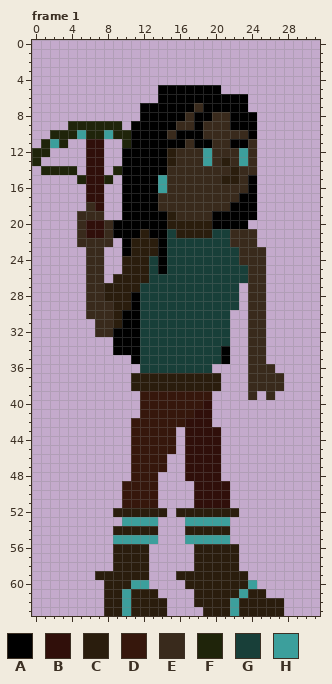
Two versions of one pixel-art file, images/luna-test.aseprite. That is the earlier state.
32x64 pixels, 1 frame. Shown: frame 1. The commit also changed other frames, which this record leaves out.
Visible layers, top first: "HEAD", "Layer 1", "CBOW", "LONG HAIR".
Palette (. is transparent): A #000000  B #300f0a  C #2a1d0d  D #36170c  E #392a1c  F #1f240a  G #183f39  H #3c9f9c
Pixels before, frame 1, first column x 0:
 5 ..............AAAAAAA.......
 6 ..............AAAAAAAAAA....
 7 ............AAAAAAEAAAAA....
 8 ............AAAAAEAAEEAAA...
 9 ....FFFFFF.AAAAAEEAEEEAAA...
10 ..FFFHFFHFFAAAAEAAAEEEEEA...
11 .FHF..BB..FAAAAAAEAAEEAAE...
12 FF....BB..AAAAACEEEHEEEHE...
13 F.....BB..AAAAACEEEHECEHE...
14 .FFFF.BB.FAAAAAEEEEEEECEE...
15 .....FBBF.AAAAHEEEEEECCEA...
16 ......BB..AAAAHEEEEEEEEEA...
17 ......BB..AAAAEEEEEEEEEAA...
18 ......EB..AAAAEEEEEEEEAAA...
19 .....EEE..AAAAACEEEEAAAAA...
20 .....EBBEAAAAAACCCCCAAAA....
21 .....EBBEAAACAAGCCCCGGEEE...
22 .....EEEE.ACCCAGGGGGGGEEE...
23 ......EE..ACCCAGGGGGGGGEEE..
24 ......EE..CCCGAGGGGGGGGEEE..
25 ......EE..CCCGAGGGGGGGGGEE..
26 ......EE.CCCCGGGGGGGGGGGEE..
27 ......EECCCCGGGGGGGGGGG.EE..
28 ......EECCCAGGGGGGGGGGG.EE..
29 ......EEECCAGGGGGGGGGGG.EE..
30 ......EEECAAGGGGGGGGGG..EE..
31 .......EECAAGGGGGGGGGG..EE..
32 .......EEAAAGGGGGGGGGG..EE..
33 .........AAAGGGGGGGGGG..EE..
34 .........AAAGGGGGGGGGA..EE..
35 ...........AGGGGGGGGGA..EE..
36 ............GGGGGGGG....EEE.
37 ...........CCCCCCCCCC...EEEE
38 ...........CCCCCCCCCC...EEEE
39 ............DDDDDDDD....E.E.
40 ............DDDDDDDB........
41 ............DDDDDDBB........
42 ...........DDDDDDBBB........
43 ...........DDDDD.BBBB.......
44 ...........DDDDD.BBBB.......
45 ...........DDDDD.BBBB.......
46 ...........DDDD..BBBB.......
47 ...........DDDD..BBBB.......
48 ...........DDD...BBBB.......
49 ..........DDDD....BBBB......
50 ..........DDDD....BBBB......
51 ..........DDDD....BBBB......
52 .........CCCCCC.CCCCCCC.....
53 ..........HHHH...HHHHH......
54 .........CCCCC...CCCCC......
55 .........HHHHH...HHHHH......
56 .........CCCC.....CCCCC.....
57 .........CCCC.....CCCCC.....
58 .........CCCC.....CCCCC.....
59 .......CCCCCC...CCCCCCCC....
60 ........CCCHH....CCCCCCCH...
61 ........CCHCCC....CCCCCHCC..
62 ........CCHCCCC...CCCCHCCCCC
63 ........CCHCCCC....CCCHCCCCC
New version:
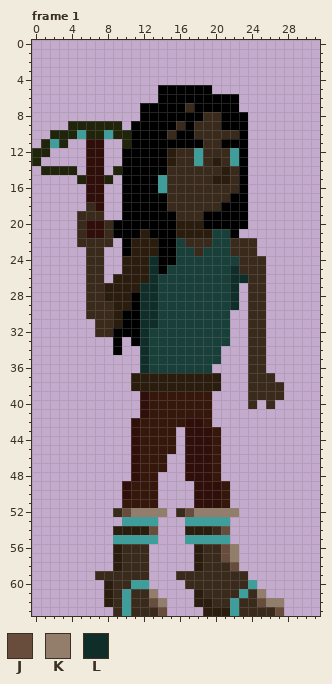
Colours new in this view: J #684c3c  K #927e6a  L #0f2e29
From old to new:
layer "BODY" added
layer "LEGS" added
layer "LEFT ARM" added
layer "CBOW" removed
layer "Layer 1" removed
Frame 1:
Colour C becomes colour A in row 19 at x 15; in row 20 at x 15 and 19.
Colour E becomes colour A in row 7 at x 18; in rows 8 to 9 at x 17 and 21; in row 10 at x 23; in row 11 at x 17 and 21; in rows 14 to 16 at x 23; in row 17 at x 14 and 22.
Colour E becomes colour A in row 18 at x 14 and 21; in row 19 at x 19; in row 21 at x 22.
Colour G becomes colour A in rows 21 to 24 at x 15.
Colour H becomes colour A in rows 12 to 13 at x 23.
Colour D becomes colour B in rows 39 to 41 at x 12; in rows 42 to 48 at x 11; in rows 49 to 50 at x 10.
Colour E becomes colour C in row 13 at x 20; in row 14 at x 21; in row 15 at x 20.
Colour B becomes colour D in row 40 at x 19; in row 41 at x 18 to 19; in row 42 at x 19; in rows 43 to 48 at x 20; in rows 49 to 51 at x 21.
The author put colour E in row 39 at x 25 and 27; in row 40 at x 24 and 26.
Colour A becomes colour E in row 7 at x 17; in row 8 at x 19; in rows 9 to 10 at x 18; in row 11 at x 19.
Colour C becomes colour E in row 13 at x 21; in rows 14 to 15 at x 22; in row 52 at x 9 and 16; in row 54 at x 20; in rows 56 to 57 at x 10 to 12 and 19 to 20; in row 58 at x 10 to 12 and 19 to 21.
Colour C becomes colour E in row 59 at x 7 to 12 and 16 to 23; in row 60 at x 9 to 10 and 17 to 23; in row 61 at x 9, 11 to 12, 19 to 22 and 24; in row 62 at x 9, 11 to 12, 20 to 21 and 23 to 24; in row 63 at x 9, 11 to 13 and 23 to 26.
Colour G becomes colour E in row 22 at x 17 to 19; in row 23 at x 18 and 22; in row 25 at x 23.
Colour H becomes colour E in rows 12 to 13 at x 19.
Colour E becomes colour H in rows 12 to 13 at x 18 and 22.
Colour C becomes colour J in row 52 at x 10 and 17; in row 54 at x 13 and 21; in rows 56 to 57 at x 21; in row 58 at x 22; in row 62 at x 13 and 25; in row 63 at x 14 and 27.
Colour C becomes colour K in row 52 at x 11 to 14 and 18 to 22; in rows 56 to 57 at x 22; in row 61 at x 13 and 25; in row 62 at x 14 and 26 to 27.
Colour G becomes colour L in row 24 at x 13; in row 25 at x 13 and 22; in row 26 at x 13 and 22 to 23; in rows 27 to 29 at x 12 to 13 and 22; in rows 30 to 31 at x 12 to 13; in rows 32 to 36 at x 12.
Colour A is gone in row 5 at x 20; in rows 6 to 7 at x 23; in rows 8 to 10 at x 24; in rows 15 to 19 at x 24; in row 33 at x 10; in row 34 at x 10 to 11 and 21.
Colour A is gone in row 35 at x 11 and 21.
Colour C is gone in row 63 at x 8.
Colour E is gone in rows 11 to 14 at x 24; in row 21 at x 23 to 24; in row 23 at x 25; in row 36 at x 26; in row 37 at x 27.
